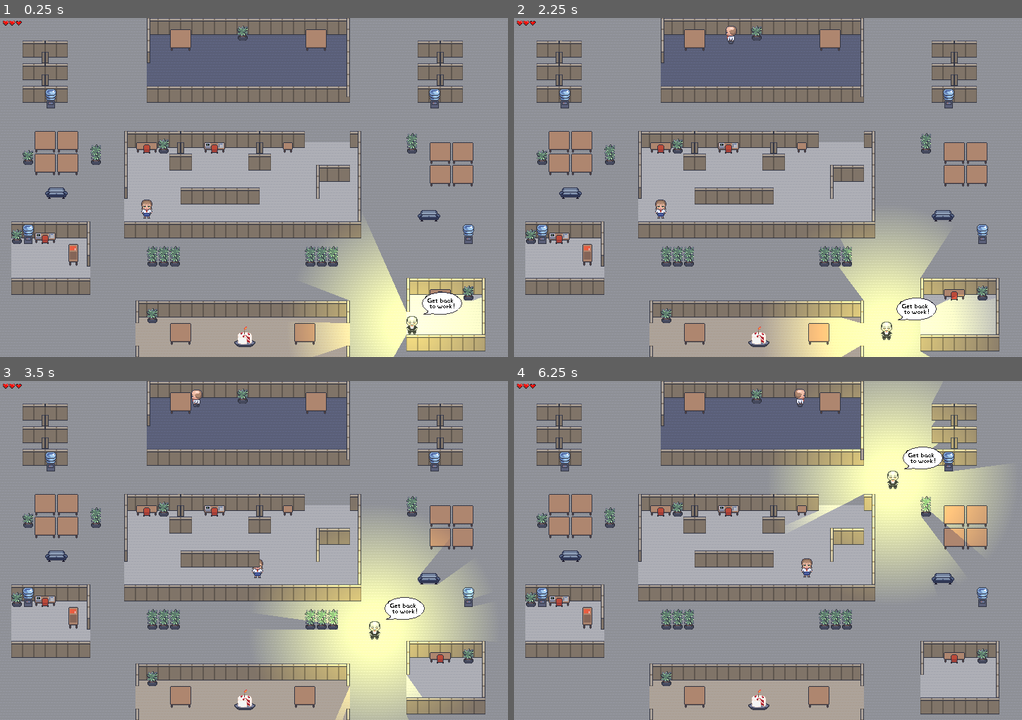
Above: before the commit, frames 1-4 (two rows, left to right).
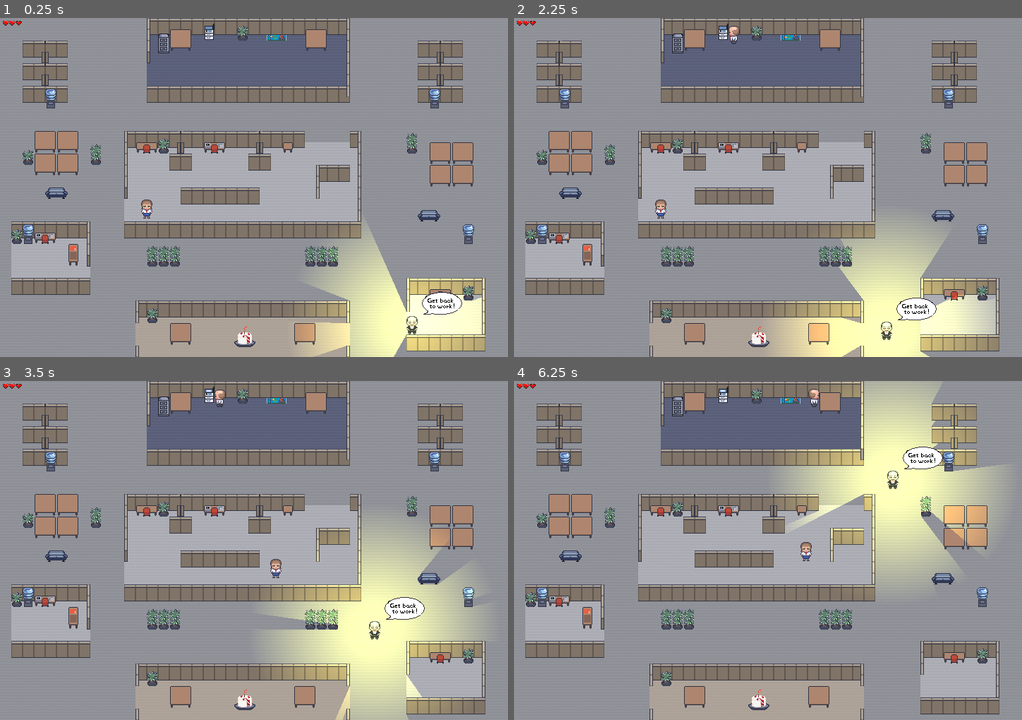
Above: after the commit, the same moments.

Repository: ChrisFlanTheMan/Busy-Work
Game: Godot game, scene res://BasicLevel.tscn
Two runs of this game, one before a commit and one after it. Both use one fixed random seed, a clock stepped at 60 frames per second and the inputs below.
Inputs:
- Up to frame 1 (0.25 s): no input
- Up to frame 2 (2.25 s): tap Enter at 0.5, 0.6, 1.35, 2, 2.1 s; hold W 0.53-2.03 s; tap Space at 1.25 s; hold A from 2.03 s (still down)
- Up to frame 3 (3.5 s): keep holding A; tap Enter at 2.85 s
- Up to frame 4 (6.25 s): release A at 3.53 s; hold S 3.53-4.28 s; tap Enter every 0.75 s from 3.6 to 5.85 s; hold D 4.28-5.03 s; hold W 5.03-5.78 s; hold D from 5.78 s (still down)

The runs differ from the first frame. In frame 1, 0.3% of the frame differs, in the area x 31-57%, y 1-11%; in frame 2, 0.3%; in frame 3, 0.6%; in frame 4, 0.6%, in the area x 31-61%, y 1-58%.

Commit message:
Fix some stuff

Diff:
--- a/BasicLevel.tscn
+++ b/BasicLevel.tscn
@@ -1,17 +1,20 @@
-[gd_scene load_steps=41 format=3 uid="uid://40fl6sudxlgv"]
+[gd_scene load_steps=44 format=3 uid="uid://40fl6sudxlgv"]
 
 [ext_resource type="Script" path="res://BasicLevel.gd" id="1_1brv6"]
 [ext_resource type="PackedScene" uid="uid://dtll4y64nibr6" path="res://enemy.tscn" id="2_holq4"]
 [ext_resource type="Texture2D" uid="uid://bdn2xyy8gt60p" path="res://assets/Basic floor.png" id="2_ioqxd"]
 [ext_resource type="Texture2D" uid="uid://btvu0rlr7nd25" path="res://assets/Plant Blockage 1 small.png" id="3_i054n"]
 [ext_resource type="Texture2D" uid="uid://b5jnpgy8y4fsk" path="res://assets/Plant Blockage 2 small.png" id="4_huv2h"]
-[ext_resource type="PackedScene" path="res://cake.tscn" id="4_kedwi"]
+[ext_resource type="PackedScene" uid="uid://cbuv6ki8mnflh" path="res://cake.tscn" id="4_kedwi"]
 [ext_resource type="Texture2D" uid="uid://bxnoixkfuyw7b" path="res://assets/Cubicles 4.png" id="4_xqcsy"]
 [ext_resource type="PackedScene" uid="uid://bd4lrl3v2q2ey" path="res://npc.tscn" id="5_ql6i5"]
 [ext_resource type="Texture2D" uid="uid://7v56m4ajevdy" path="res://assets/Desk.png" id="5_siup8"]
 [ext_resource type="Texture2D" uid="uid://7myahnesrfgk" path="res://assets/Water Cooler small.png" id="5_v2df3"]
 [ext_resource type="Texture2D" uid="uid://deang3rve6ua5" path="res://assets/s ofa.png" id="6_boiow"]
-[ext_resource type="PackedScene" uid="uid://c1ked6845cln8" path="res://scenes/heartsContainer.tscn" id="12_bjfi4"]
+[ext_resource type="PackedScene" path="res://scenes/heartsContainer.tscn" id="12_bjfi4"]
+[ext_resource type="PackedScene" uid="uid://diq8gvptjf7tj" path="res://photocopier.tscn" id="15_amcue"]
+[ext_resource type="PackedScene" uid="uid://dap5v8noxfv38" path="res://FishTank.tscn" id="15_d6doc"]
+[ext_resource type="PackedScene" uid="uid://cwxfqiua427qd" path="res://filecabinet.tscn" id="15_wixay"]
 
 [sub_resource type="NavigationPolygon" id="NavigationPolygon_m2pew"]
 vertices = PackedVector2Array(-558, -269, 160, -273, 168, 207, -554, 209)
@@ -390,7 +393,7 @@
 position = Vector2(347, 452)
 
 [node name="npc" parent="." instance=ExtResource("5_ql6i5")]
-position = Vector2(243, 258)
+position = Vector2(216, 264)
 movement_position_markers_tag = "npc_position_point"
 
 [node name="Enemy" parent="." node_paths=PackedStringArray("spawnPosition") instance=ExtResource("2_holq4")]
@@ -438,3 +441,12 @@
 [node name="CanvasLayer" type="CanvasLayer" parent="."]
 
 [node name="HeartsContainer" parent="CanvasLayer" instance=ExtResource("12_bjfi4")]
+
+[node name="photocopier" parent="." instance=ExtResource("15_amcue")]
+position = Vector2(296, 16)
+
+[node name="FishTank" parent="." instance=ExtResource("15_d6doc")]
+position = Vector2(392, 16)
+
+[node name="filecabinet" parent="." instance=ExtResource("15_wixay")]
+position = Vector2(216, 22)
--- /dev/null
+++ b/filecabinet.tscn
@@ -0,0 +1,81 @@
+[gd_scene load_steps=12 format=3 uid="uid://cwxfqiua427qd"]
+
+[ext_resource type="Script" path="res://InteractableObject.gd" id="1_y2ark"]
+[ext_resource type="Texture2D" uid="uid://bhd1oyhm68n2" path="res://assets/filecabinetspritesheet.png" id="2_art8q"]
+
+[sub_resource type="AtlasTexture" id="AtlasTexture_usa5q"]
+atlas = ExtResource("2_art8q")
+region = Rect2(0, 0, 16, 32)
+
+[sub_resource type="AtlasTexture" id="AtlasTexture_apvls"]
+atlas = ExtResource("2_art8q")
+region = Rect2(16, 0, 16, 32)
+
+[sub_resource type="AtlasTexture" id="AtlasTexture_7xjx0"]
+atlas = ExtResource("2_art8q")
+region = Rect2(32, 0, 16, 32)
+
+[sub_resource type="AtlasTexture" id="AtlasTexture_kwnl7"]
+atlas = ExtResource("2_art8q")
+region = Rect2(48, 0, 16, 32)
+
+[sub_resource type="AtlasTexture" id="AtlasTexture_lmn7j"]
+atlas = ExtResource("2_art8q")
+region = Rect2(64, 0, 16, 32)
+
+[sub_resource type="AtlasTexture" id="AtlasTexture_dwadq"]
+atlas = ExtResource("2_art8q")
+region = Rect2(80, 0, 16, 32)
+
+[sub_resource type="AtlasTexture" id="AtlasTexture_d73g7"]
+atlas = ExtResource("2_art8q")
+region = Rect2(96, 0, 16, 32)
+
+[sub_resource type="SpriteFrames" id="SpriteFrames_qqsnn"]
+animations = [{
+"frames": [{
+"duration": 1.0,
+"texture": SubResource("AtlasTexture_usa5q")
+}, {
+"duration": 1.0,
+"texture": SubResource("AtlasTexture_apvls")
+}, {
+"duration": 1.0,
+"texture": SubResource("AtlasTexture_7xjx0")
+}, {
+"duration": 1.0,
+"texture": SubResource("AtlasTexture_kwnl7")
+}, {
+"duration": 1.0,
+"texture": SubResource("AtlasTexture_lmn7j")
+}, {
+"duration": 1.0,
+"texture": SubResource("AtlasTexture_dwadq")
+}, {
+"duration": 1.0,
+"texture": SubResource("AtlasTexture_d73g7")
+}],
+"loop": false,
+"name": &"active",
+"speed": 5.0
+}]
+
+[sub_resource type="RectangleShape2D" id="RectangleShape2D_xccaw"]
+size = Vector2(16, 26)
+
+[node name="filecabinet" type="RigidBody2D" groups=["InteractableObject"]]
+z_index = 1
+gravity_scale = 2.66454e-15
+lock_rotation = true
+script = ExtResource("1_y2ark")
+
+[node name="AnimatedSprite2D" type="AnimatedSprite2D" parent="."]
+z_index = 1
+y_sort_enabled = true
+position = Vector2(8, 0)
+sprite_frames = SubResource("SpriteFrames_qqsnn")
+animation = &"active"
+
+[node name="CollisionShape2D" type="CollisionShape2D" parent="."]
+position = Vector2(8, 0)
+shape = SubResource("RectangleShape2D_xccaw")
--- a/npc.tscn
+++ b/npc.tscn
@@ -1,20 +1,26 @@
 [gd_scene load_steps=4 format=3 uid="uid://bd4lrl3v2q2ey"]
 
 [ext_resource type="Script" path="res://npcMovement.gd" id="1_2db6n"]
-[ext_resource type="Texture2D" uid="uid://dslghhy6f3s03" path="res://assets/NPC_frontback.png" id="2_et3sr"]
+[ext_resource type="Texture2D" uid="uid://41mitahrycx1" path="res://assets/NPC_frontback.png" id="2_et3sr"]
 
 [sub_resource type="CapsuleShape2D" id="CapsuleShape2D_tsetq"]
+radius = 7.0
+height = 14.0
 
 [node name="npc" type="CharacterBody2D"]
+z_index = 1
+y_sort_enabled = true
 script = ExtResource("1_2db6n")
 
 [node name="NavigationAgent2D" type="NavigationAgent2D" parent="."]
 
 [node name="CollisionShape2D" type="CollisionShape2D" parent="."]
-position = Vector2(20, 19)
+position = Vector2(0, 6)
 shape = SubResource("CapsuleShape2D_tsetq")
 
 [node name="Body" type="Sprite2D" parent="."]
+z_index = 1
+y_sort_enabled = true
 texture = ExtResource("2_et3sr")
 hframes = 4
 vframes = 2
--- a/photocopier.tscn
+++ b/photocopier.tscn
@@ -1,6 +1,6 @@
 [gd_scene load_steps=22 format=3 uid="uid://diq8gvptjf7tj"]
 
-[ext_resource type="Script" path="res://photocopier.gd" id="1_r3yio"]
+[ext_resource type="Script" path="res://InteractableObject.gd" id="1_r3yio"]
 [ext_resource type="Texture2D" uid="uid://dw2oqwr3n2eiu" path="res://assets/photocopierspritesheet.png" id="2_wiive"]
 
 [sub_resource type="AtlasTexture" id="AtlasTexture_kiq6m"]
Renamed: photocopier.gd -> InteractableObject.gd
Binary file changed: assets/filecabinetspritesheet.png
